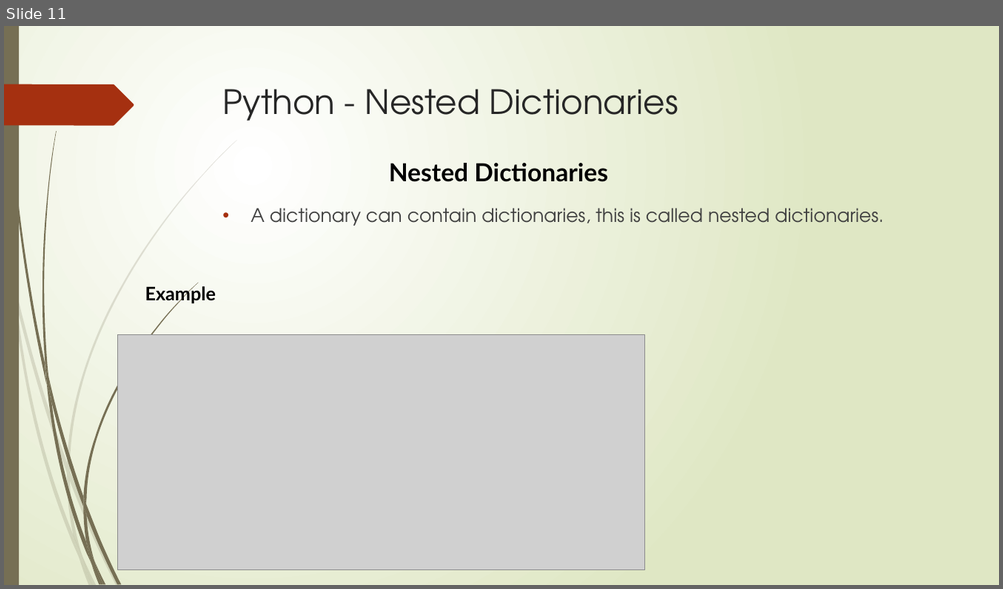
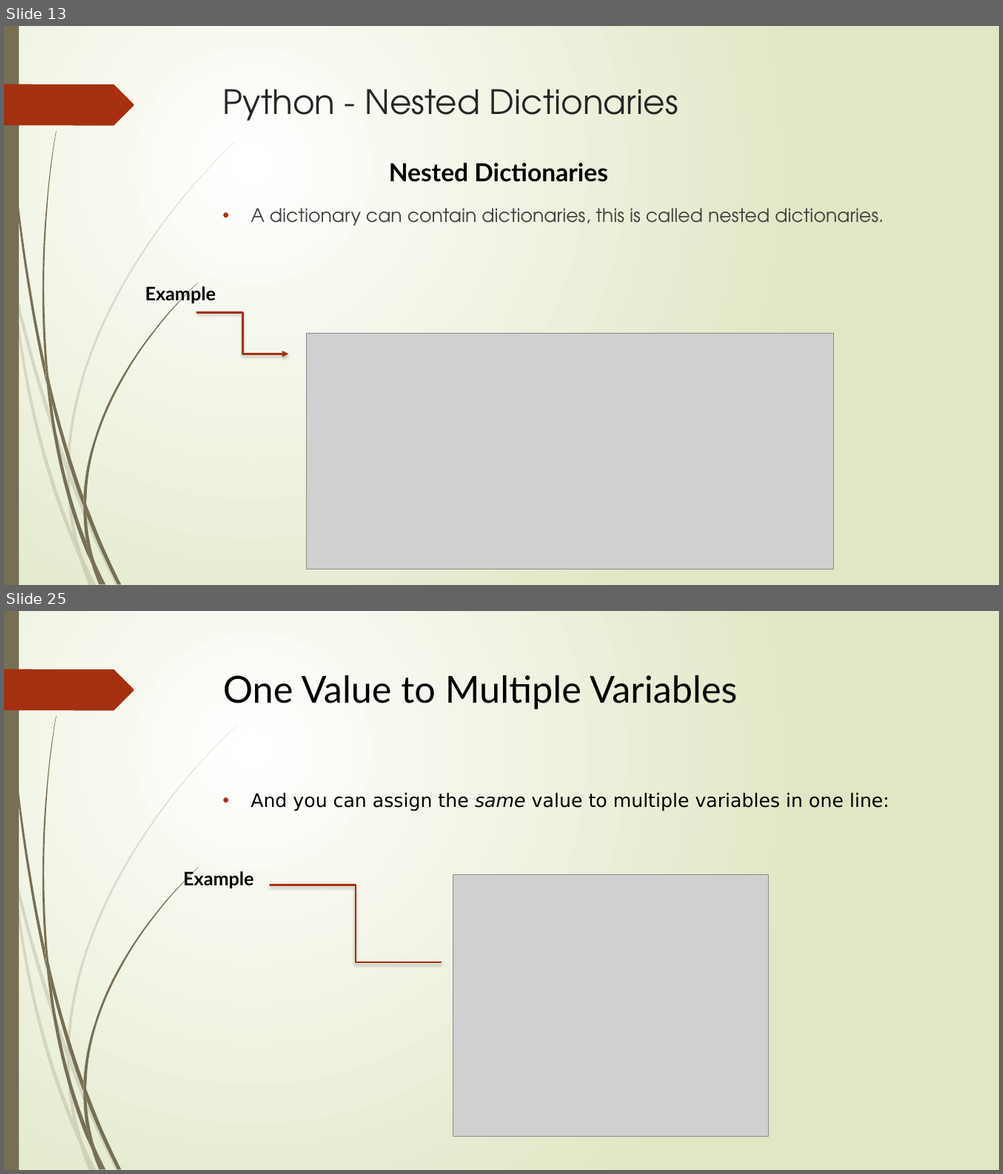
Before and after one commit to reesenacario/cs2022, a slide deck: 4110E240MyjournalinPython.pptx. Shown one above the other, each under a label of ours: slide 11 before the commit, slides 13 and 25 after it; the slides between them are not shown. The pictures are 1003x589 and 1003x1174 pixels, drawn with LibreOffice and Linux fonts; fonts in the diff are those of the drawing; grey boxes stand for pictures. Boxes give left, top, right and bottom in pixels: in the first picture for what was removed or moved away, otherwise in the second. Text is boxed around its words. In the diff, an @@ line names an element or a change of style, - is before the commit and + after.

```diff
--- a/4110E240MyjournalinPython.pptx
+++ b/4110E240MyjournalinPython.pptx
@@ slide 25 added at [4, 611, 999, 1170], background gradient #FFFFFF to #DFE8C4; not listed: 24 template elements that a slide beside it also shows @@
@@ title added at [223, 675, 737, 709], 36 pt, text #000000 @@
+One Value to Multiple Variables
@@ text added at [250, 793, 889, 812], 18 pt, text #000000 @@
+• And you can assign the same value to multiple variables in one line:
@@ text added at [183, 870, 254, 889], 18 pt, text #000000, bold @@
+Example
@@ picture added at [453, 875, 768, 1137] @@
@@ elbow line added from (270, 886) to (441, 963), #A53010 1.75 pt @@
@@ what was slide 11 is now slide 13 @@
@@ slide 13 changed as well @@
@@ elbow arrow added from (196, 312) to (288, 355), #A53010 1.75 pt @@
@@ picture: place and size @@
-picture at [117, 335, 645, 571]
+picture at [306, 334, 834, 570]
```
Also in this commit, not shown: 7 other slides changed, 88 other slides added, 1 slide removed.
